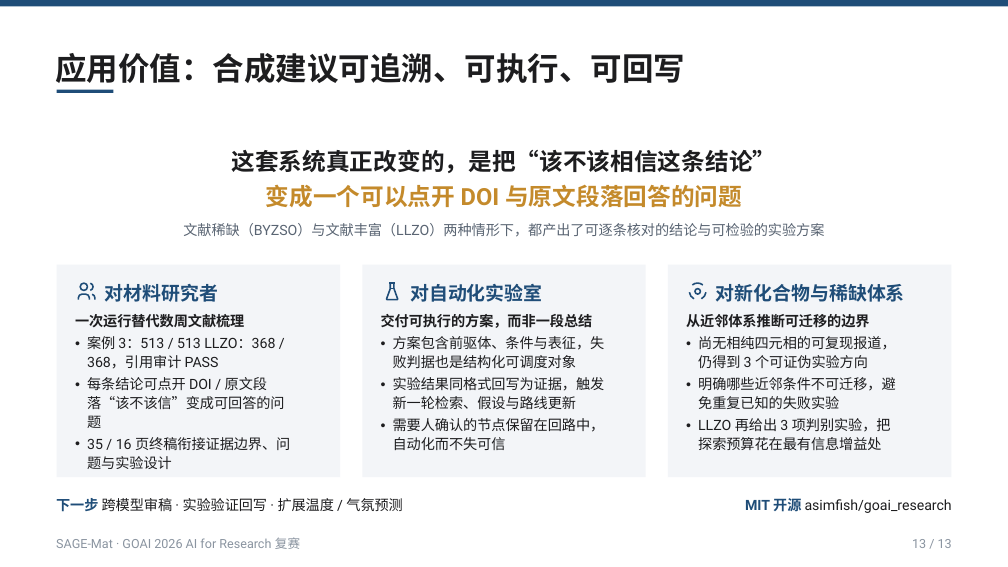
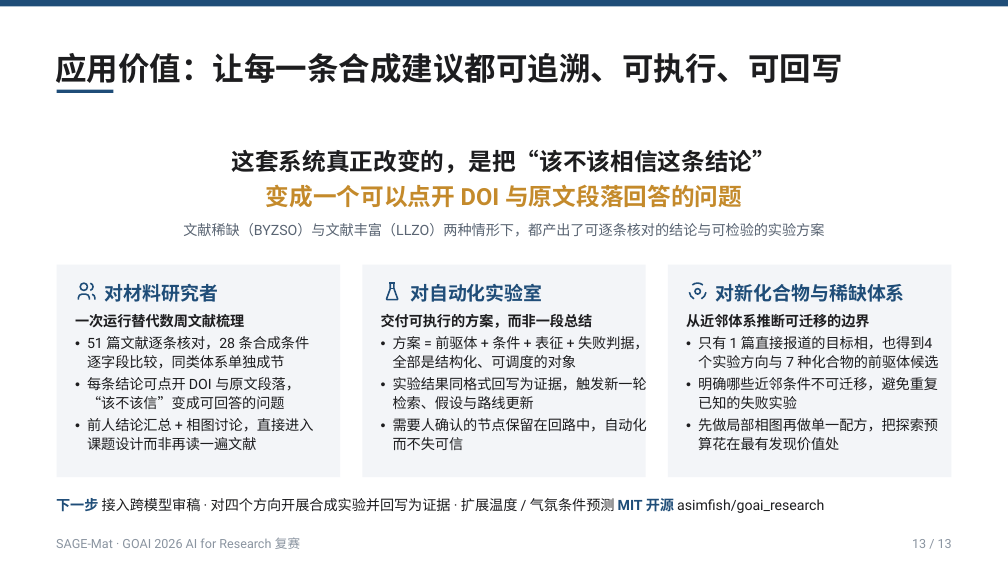
Before and after one commit to asimfish/goai_research, a slide deck: slide 13 of submission/方案说明PPT/SAGE-Mat_复赛方案说明.pptx. Drawn at 1008x567 pixels with LibreOffice and Linux fonts; fonts in the diff are those of the drawing. Boxes give left, top, right and bottom in pixels: in the first picture for what was removed or moved away, otherwise in the second. Text is boxed around its words. In the diff, an @@ line names an element or a change of style, - is before the commit and + after.

```diff
--- a/submission/方案说明PPT/SAGE-Mat_复赛方案说明.pptx
+++ b/submission/方案说明PPT/SAGE-Mat_复赛方案说明.pptx
@@ text at [55,53,842,83]: text changed @@
-应用价值：合成建议可追溯、可执行、可回写
+应用价值：让每一条合成建议都可追溯、可执行、可回写
@@ text at [87,336,313,450]: text changed @@
-• 案例 3：513 / 513 LLZO：368 / 368，引用审计 PASS
-• 每条结论可点开 DOI / 原文段落“该不该信”变成可回答的问题
-• 35 / 16 页终稿衔接证据边界、问题与实验设计
+• 51 篇文献逐条核对，28 条合成条件逐字段比较，同类体系单独成节
+• 每条结论可点开 DOI 与原文段落，“该不该信”变成可回答的问题
+• 前人结论汇总 + 相图讨论，直接进入课题设计而非再读一遍文献
@@ text at [393,336,649,368]: text changed @@
-• 方案包含前驱体、条件与表征，失败判据也是结构化可调度对象
+• 方案 = 前驱体 + 条件 + 表征 + 失败判据，全部是结构化、可调度的对象
@@ text at [698,336,938,368]: text changed @@
-• 尚无相纯四元相的可复现报道，仍得到 3 个可证伪实验方向
+• 只有 1 篇直接报道的目标相，也得到4 个实验方向与 7 种化合物的前驱体候选
@@ text at [698,418,938,450]: text changed @@
-• LLZO 再给出 3 项判别实验，把探索预算花在最有信息增益处
+• 先做局部相图再做单一配方，把探索预算花在最有发现价值处
@@ text at [56,498,824,513]: text changed @@
-下一步 跨模型审稿 · 实验验证回写 · 扩展温度 / 气氛预测
+下一步 接入跨模型审稿 · 对四个方向开展合成实验并回写为证据 · 扩展温度 / 气氛条件预测 MIT 开源 asimfish/goai_research
@@ text removed at [745,498,952,513] @@
-MIT 开源 asimfish/goai_research
```
Also in this commit, not shown: 4 other slides changed, 3 slides added, 3 slides removed, 22 other files.
